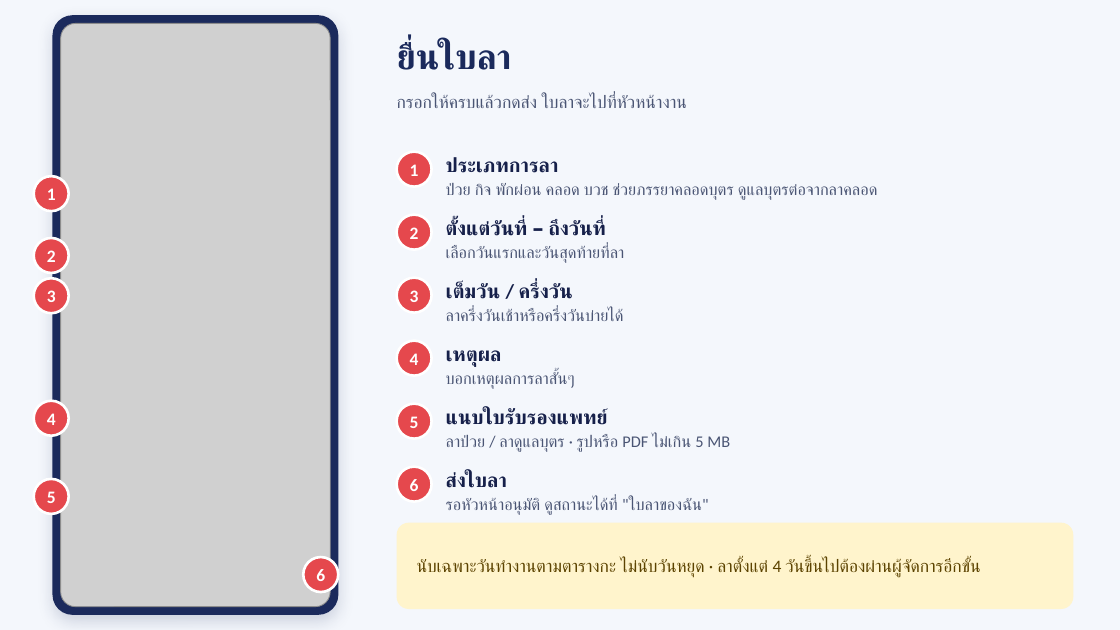
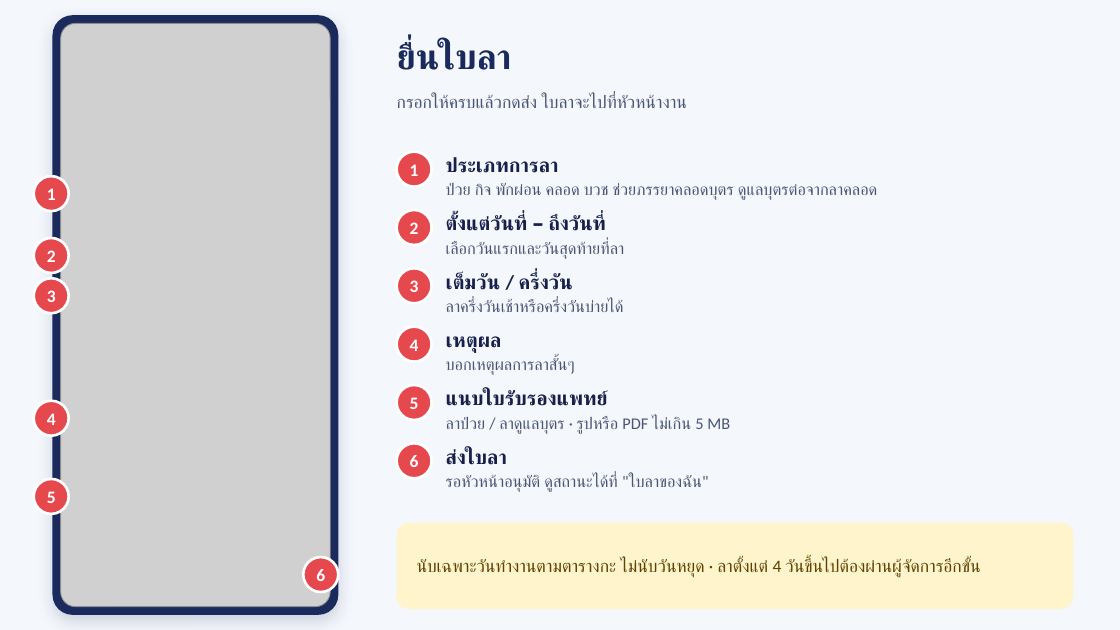
Before and after one commit to pcgwarehouse5-pixel/pull-operation-wha, a slide deck: slide 10 of docs/คู่มือการใช้งานแอป-พนักงาน.pptx (slide 8 before the commit). Drawn at 1120x630 pixels with LibreOffice and Linux fonts; fonts in the diff are those of the drawing; grey boxes stand for pictures. Boxes give left, top, right and bottom in pixels: in the first picture for what was removed or moved away, otherwise in the second. Text is boxed around its words. In the diff, an @@ line names an element or a change of style, - is before the commit and + after.

```diff
--- a/docs/คู่มือการใช้งานแอป-พนักงาน.pptx
+++ b/docs/คู่มือการใช้งานแอป-พนักงาน.pptx
@@ 2 texts, 1 ellipse: place and size @@
-2 texts, 1 ellipse at [397,215,625,263]
+2 texts, 1 ellipse at [397,210,625,259]
@@ 2 texts, 1 ellipse: place and size @@
-2 texts, 1 ellipse at [397,278,624,321]
+2 texts, 1 ellipse at [397,268,624,312]
@@ 2 texts, 1 ellipse: place and size @@
-2 texts, 1 ellipse at [397,341,575,389]
+2 texts, 1 ellipse at [397,327,575,375]
@@ 2 texts, 1 ellipse: place and size @@
-2 texts, 1 ellipse at [397,404,730,452]
+2 texts, 1 ellipse at [397,385,730,434]
@@ 2 texts, 1 ellipse: place and size @@
-2 texts, 1 ellipse at [397,467,709,515]
+2 texts, 1 ellipse at [397,444,709,492]
```
Also in this commit, not shown: 7 other slides changed, 2 slides added.
